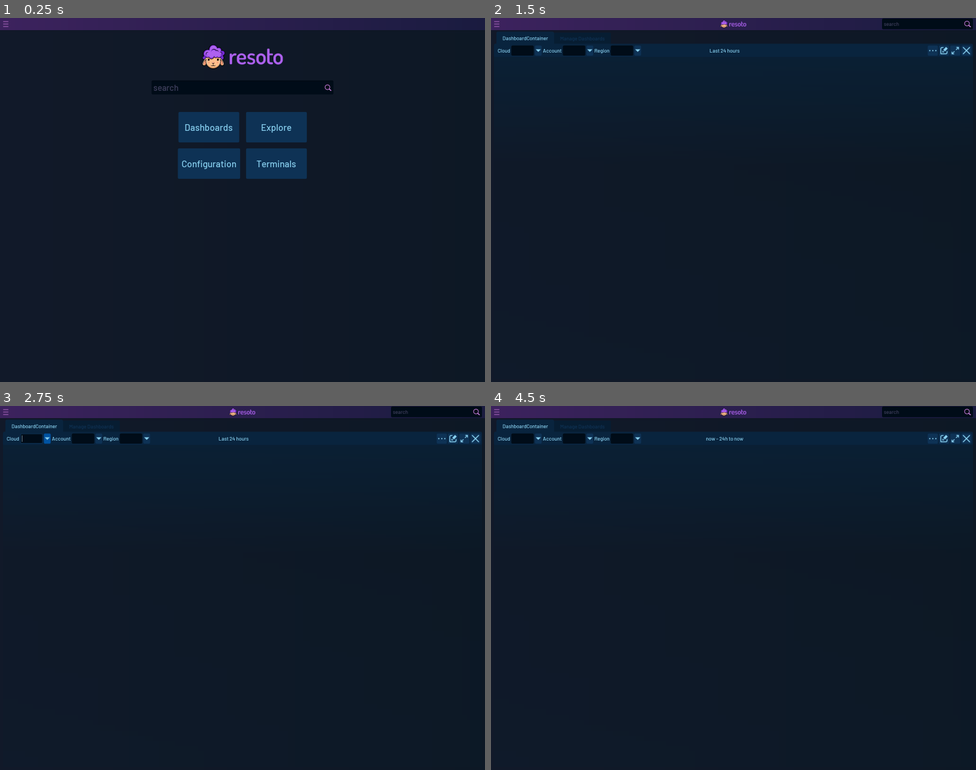
Above: before the commit, frames 1-4 (two rows, left to right).
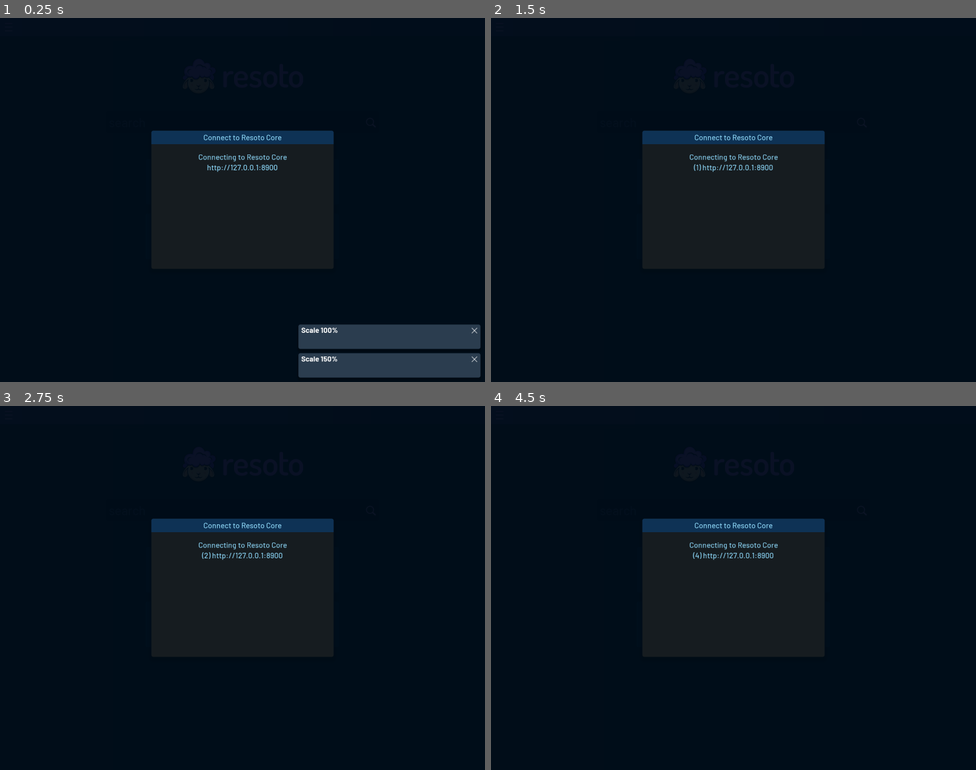
Above: after the commit, the same moments.

Repository: someengineering/resoto-ui
Game: Godot game, scene res://Main.tscn
Two runs of this game, one before a commit and one after it. Both use one fixed random seed, a clock stepped at 60 frames per second and the inputs below.
Inputs (mouse positions are in pixels of both pictures, inside the frame that each line leads up to):
- Up to frame 1 (0.25 s): no input
- Up to frame 2 (1.5 s): click "Dashboards" at 0.5 s; click (733, 265) at 1.25 s, where only the run before the commit has a clickable "Create new dashboard"
- Up to frame 3 (2.75 s): click (48, 438) at 2.02 s
- Up to frame 4 (4.5 s): click (782, 569) at 2.75 s, where only the run after the commit has a clickable "Explore"; click (723, 438) at 3.5 s, where only the run before the commit has a clickable "Last 24 hours"; click (733, 511) at 4.25 s, where only the run before the commit has a clickable "Accept"

The runs differ from the first frame. In frame 1, 13% of the frame differs, in the area x 0-100%, y 0-99%; in frame 2, 13%; in frame 3, 13%, in the area x 0-100%, y 0-43%; in frame 4, 13%.
Error before the commit: Parse Error: The assigned value type (Directory) doesn't match the variable's type (Dictionary). (res://scripts/autoloads/saveload_settings.gd:109)
Error after the commit: Invalid call. Nonexistent function 'connect' in base 'Nil'. (res://scripts/classes/resoto_api.gd:179)

Commit message:
Fixed a bug in SaveLoad; Finished first round of config restyling.

Diff:
--- a/src/assets/theme/dark_theme.tres
+++ b/src/assets/theme/dark_theme.tres
@@ -325,12 +325,6 @@
 use_filter = true
 font_data = ExtResource( 15 )
 
-[sub_resource type="DynamicFont" id=89]
-size = 17
-use_mipmaps = true
-use_filter = true
-font_data = ExtResource( 15 )
-
 [sub_resource type="DynamicFontData" id=41]
 font_path = "res://assets/theme/Barlow-Regular.ttf"
 
@@ -376,6 +370,12 @@
 use_filter = true
 font_data = ExtResource( 15 )
 
+[sub_resource type="DynamicFont" id=89]
+size = 17
+use_mipmaps = true
+use_filter = true
+font_data = ExtResource( 15 )
+
 [sub_resource type="StyleBoxFlat" id=72]
 content_margin_left = 6.0
 content_margin_right = 6.0
@@ -596,8 +596,6 @@
 font_data = SubResource( 19 )
 
 [sub_resource type="StyleBoxEmpty" id=86]
-
-[sub_resource type="StyleBoxEmpty" id=89]
 
 [sub_resource type="StyleBoxEmpty" id=87]
 
@@ -726,8 +724,6 @@
 LabelBold/fonts/font = SubResource( 63 )
 LabelCode/base_type = "Label"
 LabelCode/fonts/font = SubResource( 81 )
-LabelCodeBig/base_type = "Label"
-LabelCodeBig/fonts/font = SubResource( 89 )
 LabelSmall/base_type = "Label"
 LabelSmall/fonts/font = SubResource( 42 )
 LineEdit/colors/clear_button_color = Color( 0, 0.329412, 0.639216, 1 )
@@ -810,7 +806,7 @@
 TextEditTag/colors/font_color = Color( 0.537255, 0.819608, 0.945098, 1 )
 TextEditTag/fonts/font = SubResource( 81 )
 TextEditTag/styles/completion = SubResource( 86 )
-TextEditTag/styles/focus = SubResource( 89 )
+TextEditTag/styles/focus = null
 TextEditTag/styles/normal = SubResource( 87 )
 TextEditTag/styles/read_only = SubResource( 88 )
 TooltipPanel/styles/panel = SubResource( 45 )
--- a/src/components/config/component_config.tscn
+++ b/src/components/config/component_config.tscn
@@ -20,7 +20,6 @@
 [ext_resource path="res://assets/icons/icon_128_duplicate.svg" type="Texture" id=18]
 [ext_resource path="res://assets/icons/icon_128_add.svg" type="Texture" id=19]
 
-
 [sub_resource type="StyleBoxFlat" id=18]
 content_margin_left = 4.0
 content_margin_right = 4.0
@@ -81,9 +80,7 @@
 [node name="ConfigCombo" parent="TabManager/PanelContainer/Box" instance=ExtResource( 16 )]
 margin_left = 63.0
 margin_right = 463.0
-margin_bottom = 33.0
 rect_min_size = Vector2( 400, 24 )
-items = [  ]
 align_items_left = true
 
 [node name="ShowDashboardsButton" type="CheckBox" parent="TabManager/PanelContainer/Box"]
@@ -193,8 +190,7 @@
 script = ExtResource( 8 )
 
 [node name="Content" type="MarginContainer" parent="TabManager/MainPanel/ScrollContainer"]
-margin_right = 1900.0
-margin_bottom = 981.0
+margin_right = 1886.0
 size_flags_horizontal = 3
 size_flags_vertical = 3
 custom_constants/margin_right = 10
--- a/src/scripts/autoloads/saveload_settings.gd
+++ b/src/scripts/autoloads/saveload_settings.gd
@@ -106,5 +106,5 @@
 	var settings : File = File.new()
 	if not settings.file_exists(settings_path):
 		return
-	var dir : Dictionary = Directory.new()
+	var dir : Directory = Directory.new()
 	dir.remove(settings_path)
Not shown: 2 places in src/assets/theme/dark_theme.tres that only renumber resources
